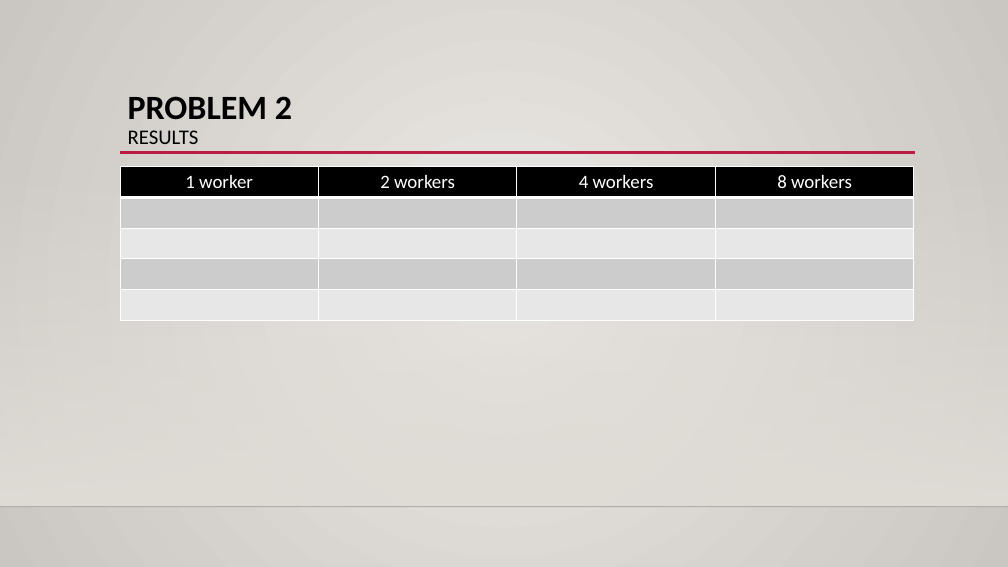
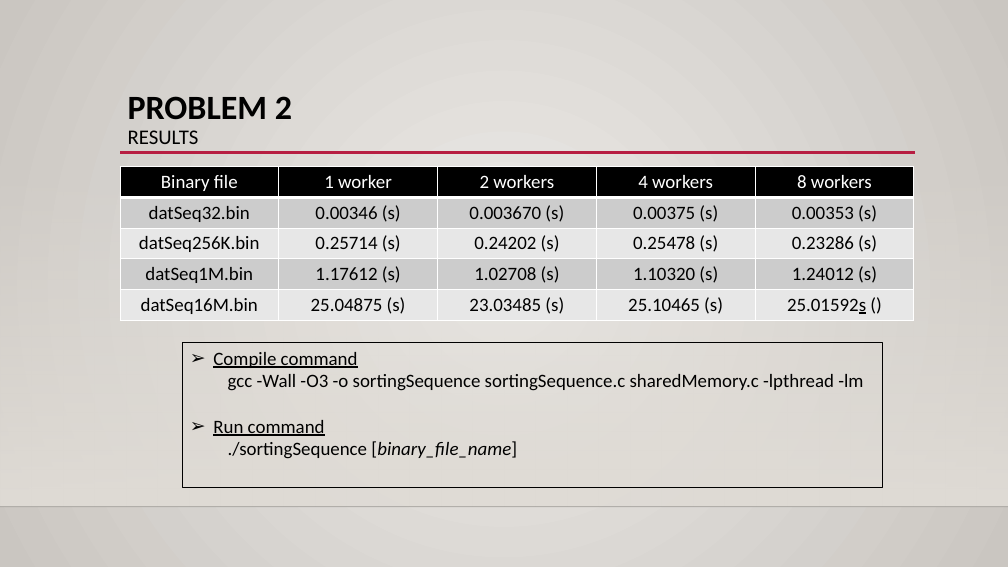
Before and after one commit to xL1fer/CLE_2022_2023, a slide deck: slide 7 of CLE1_T3G5/present.pptx. Drawn at 1008x567 pixels with LibreOffice and Linux fonts; fonts in the diff are those of the drawing; background and template pictures are left out. Boxes give left, top, right and bottom in pixels: in the first picture for what was removed or moved away, otherwise in the second. Text is boxed around its words. In the diff, an @@ line names an element or a change of style, - is before the commit and + after.

```diff
--- a/CLE1_T3G5/present.pptx
+++ b/CLE1_T3G5/present.pptx
@@ table at (x1=120, y1=166, x2=914, y2=320) @@
-column 1: 1 worker |  |  |  | 
-column 2: 2 workers |  |  |  | 
-column 3: 4 workers |  |  |  | 
-column 4: 8 workers |  |  |  | 
+column 1: Binary file | datSeq32.bin | datSeq256K.bin | datSeq1M.bin | datSeq16M.bin
+column 2: 1 worker | 0.00346 (s) | 0.25714 (s) | 1.17612 (s) | 25.04875 (s)
+column 3: 2 workers | 0.003670 (s) | 0.24202 (s) | 1.02708 (s) | 23.03485 (s)
+column 4: 4 workers | 0.00375 (s) | 0.25478 (s) | 1.10320 (s) | 25.10465 (s)
+column 5: 8 workers | 0.00353 (s) | 0.23286 (s) | 1.24012 (s) | 25.01592s ()
@@ rectangle added at (x1=182, y1=343, x2=882, y2=488), outline #000000 0.75 pt, 18 pt, text #000000 @@
+➢ Compile command
+gcc -Wall -O3 -o sortingSequence sortingSequence.c sharedMemory.c -lpthread -lm
+➢ Run command
+./sortingSequence [binary_file_name]
```
Also in this commit, not shown: 2 other slides changed.
